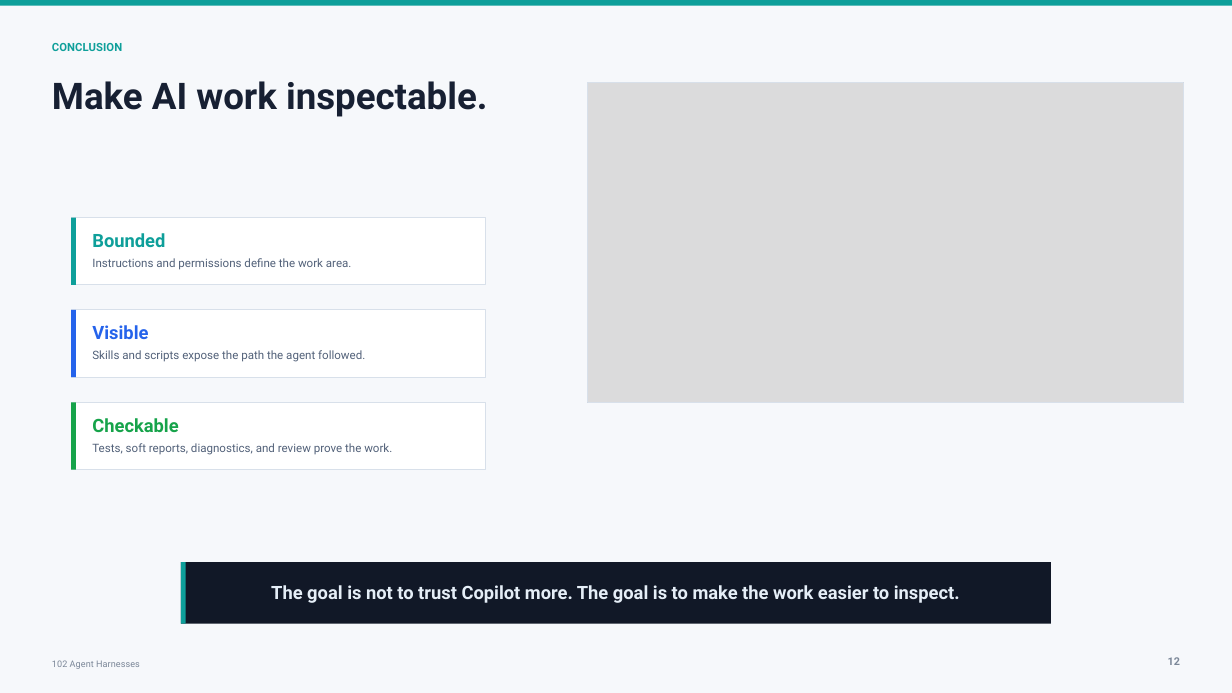
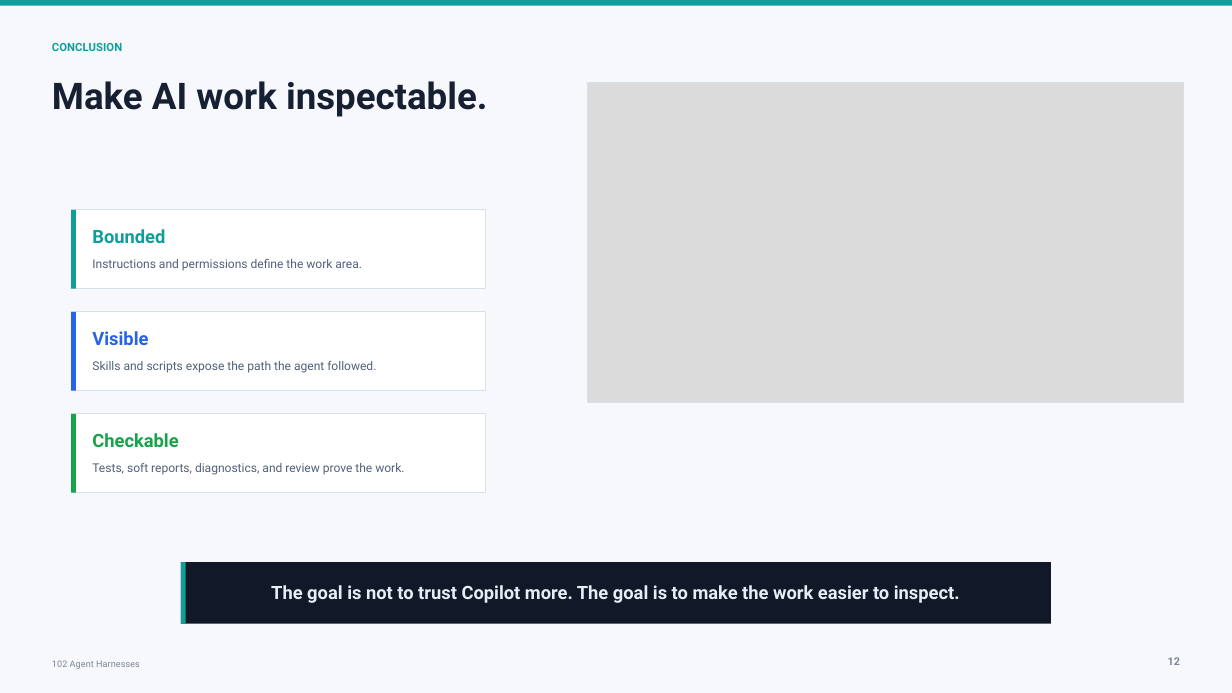
Before and after one commit to Cmcd9155/101-ai-basics-for-developers-presentation, a slide deck: slide 12 of presentations/102/deck/102-agent-harnesses.pptx. Drawn at 1232x693 pixels with LibreOffice and Linux fonts; fonts in the diff are those of the drawing; grey boxes stand for pictures. Boxes give left, top, right and bottom in pixels: in the first picture for what was removed or moved away, otherwise in the second. Text is boxed around its words. In the diff, an @@ line names an element or a change of style, - is before the commit and + after.

```diff
--- a/presentations/102/deck/102-agent-harnesses.pptx
+++ b/presentations/102/deck/102-agent-harnesses.pptx
@@ rectangle: place and size @@
-rectangle at [71, 217, 485, 285]
+rectangle at [71, 210, 485, 288]
@@ rectangle: place and size @@
-rectangle at [71, 217, 76, 285]
+rectangle at [71, 210, 76, 288]
@@ text "Bounded": place and size @@
-text "Bounded" at [92, 233, 165, 247]
+text "Bounded" at [92, 229, 165, 243]
@@ rectangle: place and size @@
-rectangle at [71, 310, 485, 377]
+rectangle at [71, 312, 485, 391]
@@ rectangle: place and size @@
-rectangle at [71, 310, 76, 377]
+rectangle at [71, 312, 76, 391]
@@ text "Visible": place and size @@
-text "Visible" at [92, 325, 148, 339]
+text "Visible" at [92, 331, 148, 345]
@@ text "Skills and scripts expose the ...": place and size @@
-text "Skills and scripts expose the ..." at [92, 350, 365, 362]
+text "Skills and scripts expose the ..." at [92, 361, 376, 373]
@@ rectangle: place and size @@
-rectangle at [71, 402, 485, 470]
+rectangle at [71, 414, 485, 493]
@@ rectangle: place and size @@
-rectangle at [71, 402, 76, 470]
+rectangle at [71, 414, 76, 493]
@@ text "Checkable": place and size @@
-text "Checkable" at [92, 418, 178, 432]
+text "Checkable" at [92, 433, 178, 447]
@@ size 9.1 to 9.4 pt in 3 elements at [92, 259, 362, 271], [92, 361, 376, 373], [92, 463, 404, 475] @@
@@ text "Tests, soft reports, diagnostics, and ...": place and size @@
-text "Tests, soft reports, diagnostics, and ..." at [92, 443, 392, 455]
+text "Tests, soft reports, diagnostics, and ..." at [92, 463, 404, 475]
```
Also in this commit, not shown: 11 other slides changed, 17 other files.
